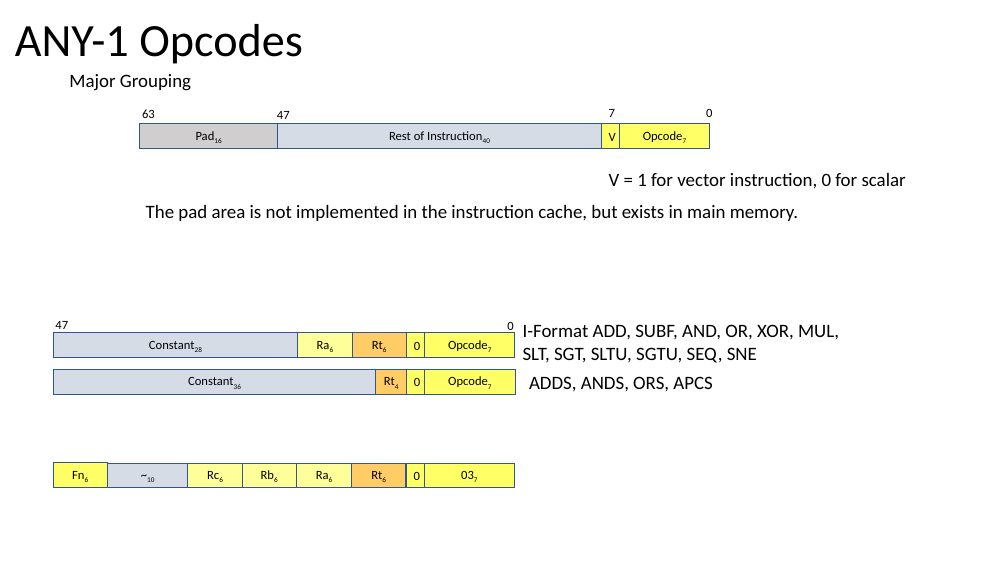
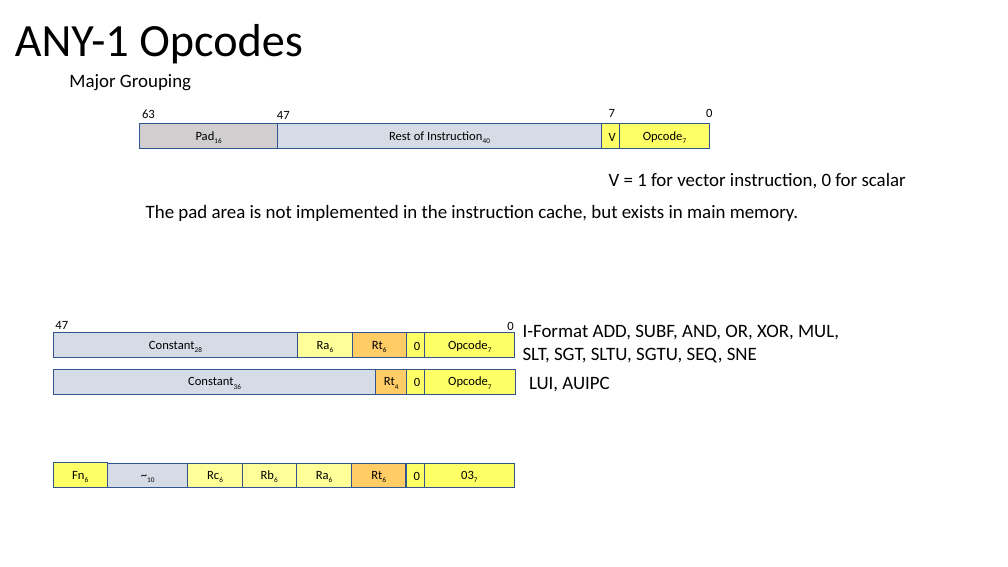
Before and after one commit to robfinch/ANY-1, a slide deck: slide 2 of v1/doc/ANY-1 Prog Model.pptx. Drawn at 1008x567 pixels with LibreOffice and Linux fonts; fonts in the diff are those of the drawing. Boxes give left, top, right and bottom in pixels: in the first picture for what was removed or moved away, otherwise in the second. Text is boxed around its words. In the diff, an @@ line names an element or a change of style, - is before the commit and + after.

```diff
--- a/v1/doc/ANY-1 Prog Model.pptx
+++ b/v1/doc/ANY-1 Prog Model.pptx
@@ text at (529, 376, 609, 391): text changed @@
-ADDS, ANDS, ORS, APCS
+LUI, AUIPC
```
Also in this commit, not shown: 1 other slide changed, 1 slide added, 1 other file.
